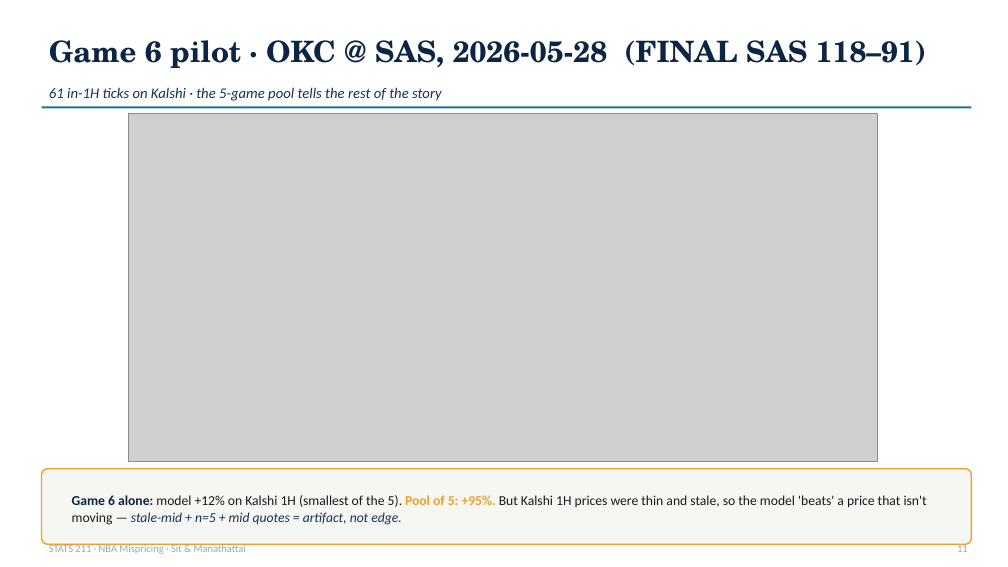
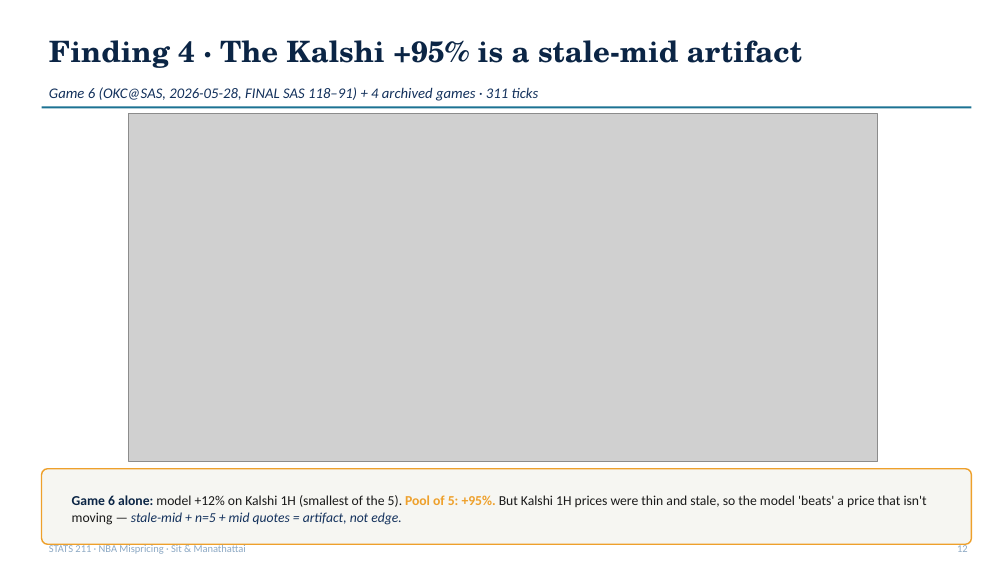
Before and after one commit to ivan-sit/live-nba-market-mispricing-detection, a slide deck: slide 12 of slides/final_deck.pptx (slide 11 before the commit). Drawn at 1008x567 pixels with LibreOffice and Linux fonts; fonts in the diff are those of the drawing; grey boxes stand for pictures. Boxes give left, top, right and bottom in pixels: in the first picture for what was removed or moved away, otherwise in the second. Text is boxed around its words. In the diff, an @@ line names an element or a change of style, - is before the commit and + after.

```diff
--- a/slides/final_deck.pptx
+++ b/slides/final_deck.pptx
@@ text at bbox=[49, 40, 802, 68]: text changed @@
-Game 6 pilot · OKC @ SAS, 2026-05-28 (FINAL SAS 118–91)
+Finding 4 · The Kalshi +95% is a stale-mid artifact
@@ text at bbox=[49, 87, 539, 101]: text changed @@
-61 in-1H ticks on Kalshi · the 5-game pool tells the rest of the story
+Game 6 (OKC@SAS, 2026-05-28, FINAL SAS 118–91) + 4 archived games · 311 ticks
```
Also in this commit, not shown: 7 other slides changed, 1 slide added, 2 other files.
